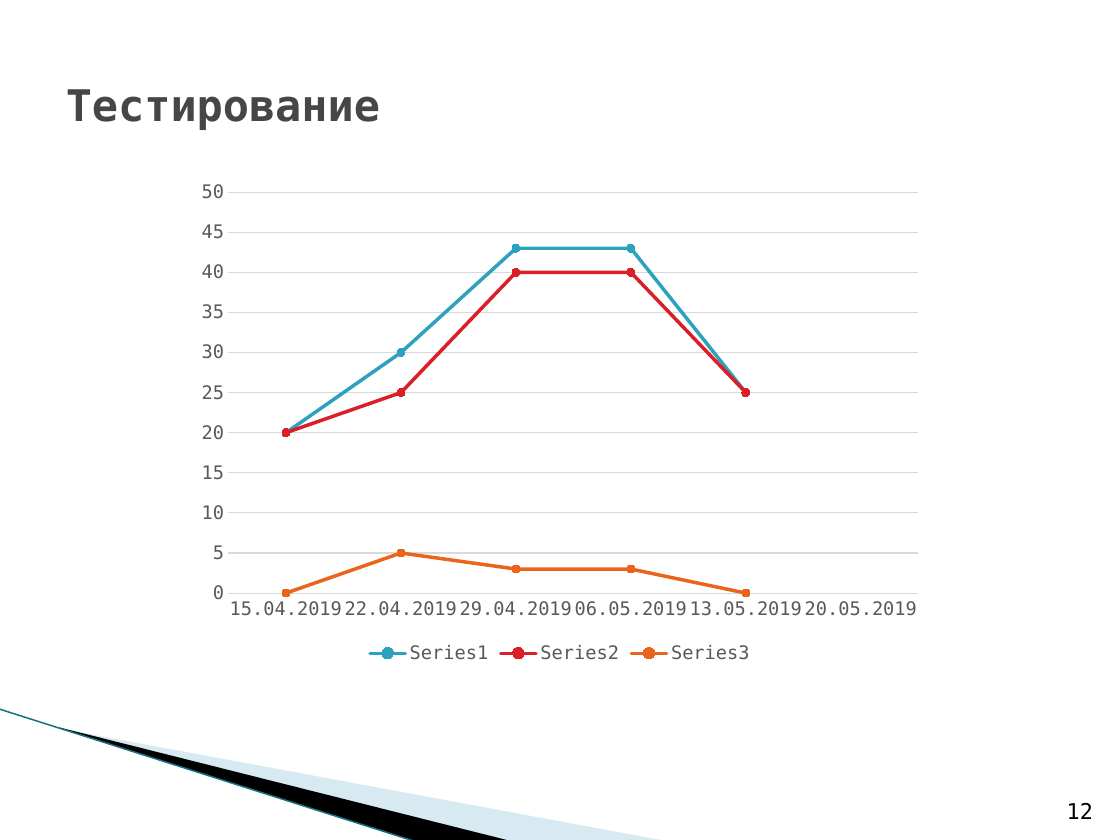
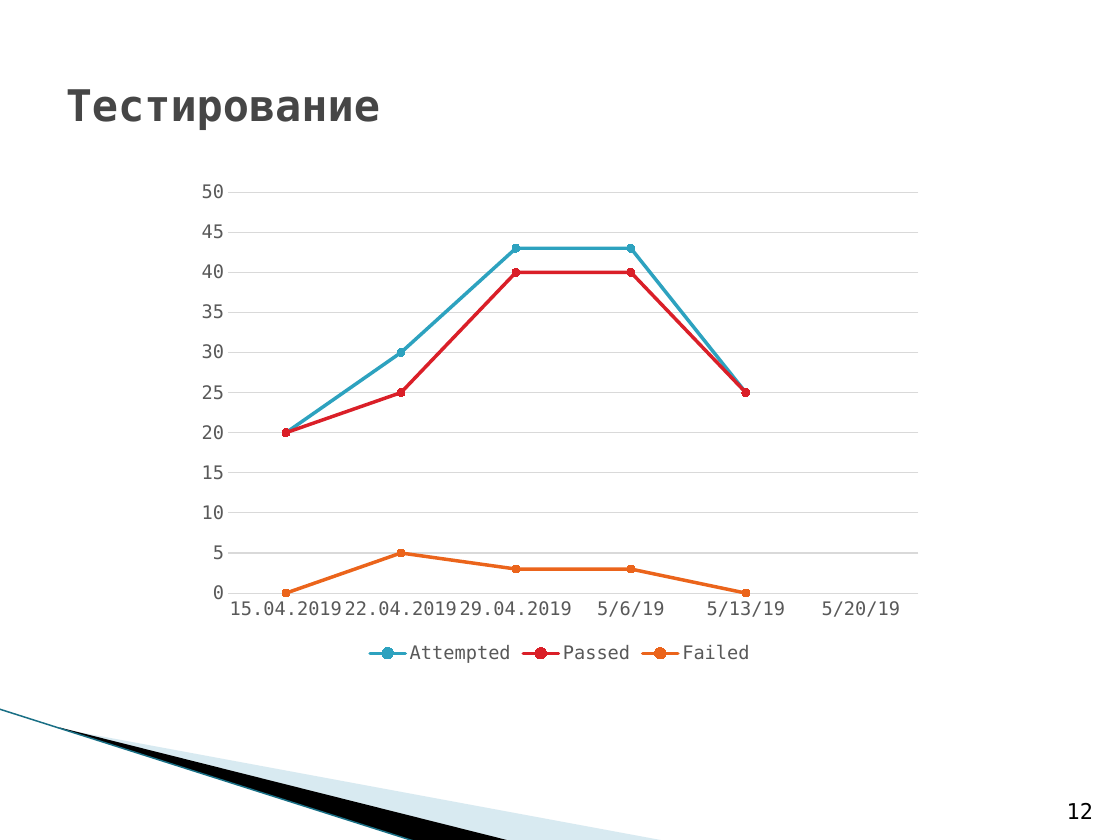
Before and after one commit to Lmglk/OfficeBooking, a slide deck: slide 12 of docs/T02_OB_PRT_ver14.pptx. Drawn at 1120x840 pixels with LibreOffice and Linux fonts; fonts in the diff are those of the drawing; background and template pictures are left out. Boxes give left, top, right and bottom in pixels: in the first picture for what was removed or moved away, otherwise in the second. Text is boxed around its words. In the diff, an @@ line names an element or a change of style, - is before the commit and + after.

```diff
--- a/docs/T02_OB_PRT_ver14.pptx
+++ b/docs/T02_OB_PRT_ver14.pptx
@@ line chart at [187, 171, 934, 669] @@
-categories: 15.04.2019, 22.04.2019, 29.04.2019, 06.05.2019, 13.05.2019, 20.05.2019
+categories: 15.04.2019, 22.04.2019, 29.04.2019, 5/6/19, 5/13/19, 5/20/19
-: 20, 30, 43, 43, 25, -
+Attempted: 20, 30, 43, 43, 25, -
-: 20, 25, 40, 40, 25, -
+Passed: 20, 25, 40, 40, 25, -
-: 0, 5, 3, 3, 0, -
+Failed: 0, 5, 3, 3, 0, -
```
Also in this commit, not shown: 2 other files.
